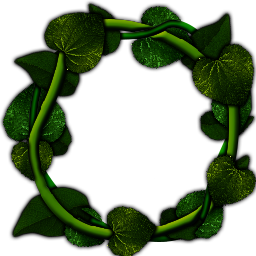
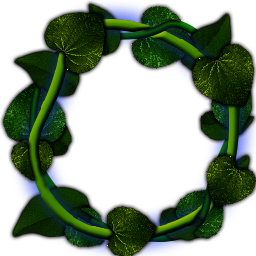
Before/after of a 256×256 layered artwork. What changed in the layer stack:
pixels changed over 10, 1, 256, 256 (layer not identified)
